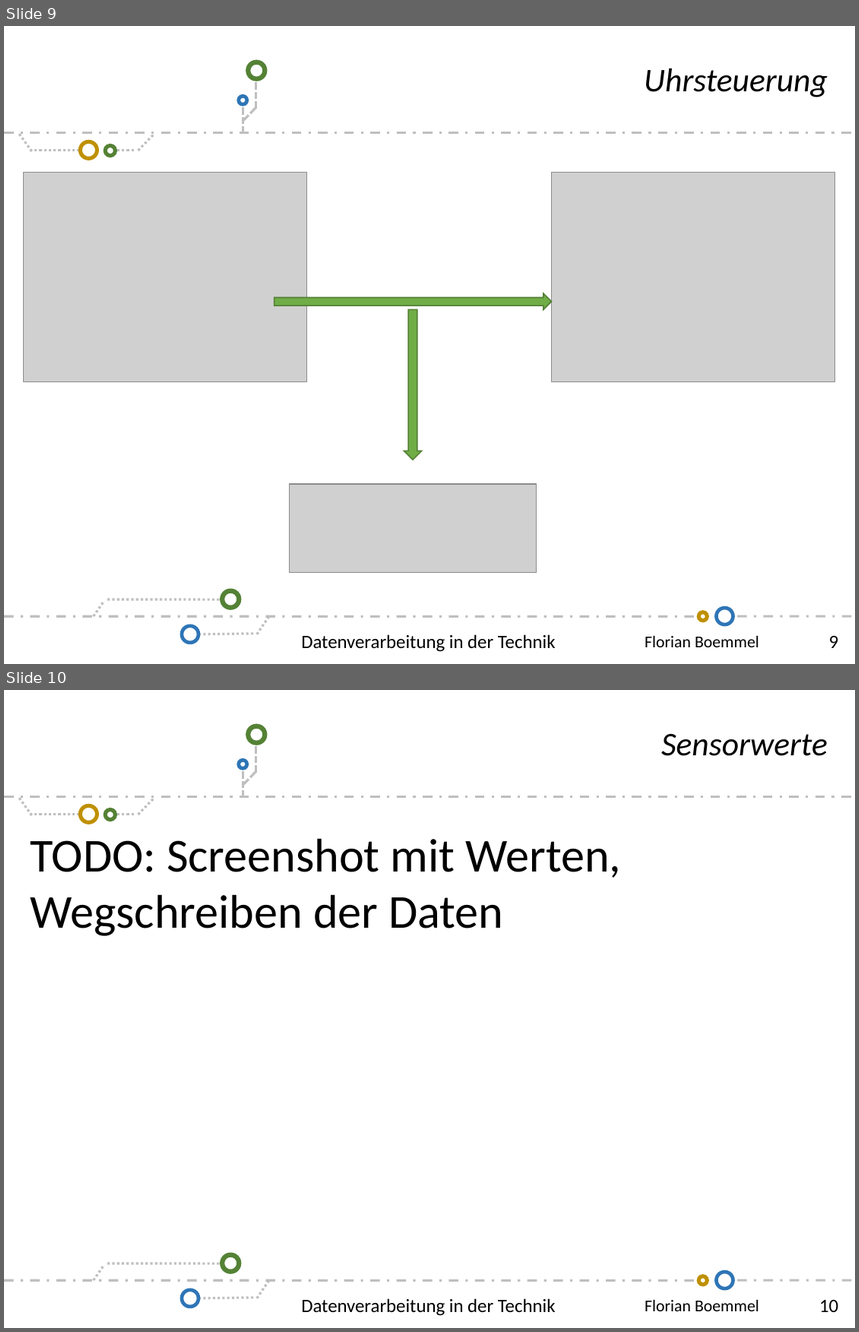
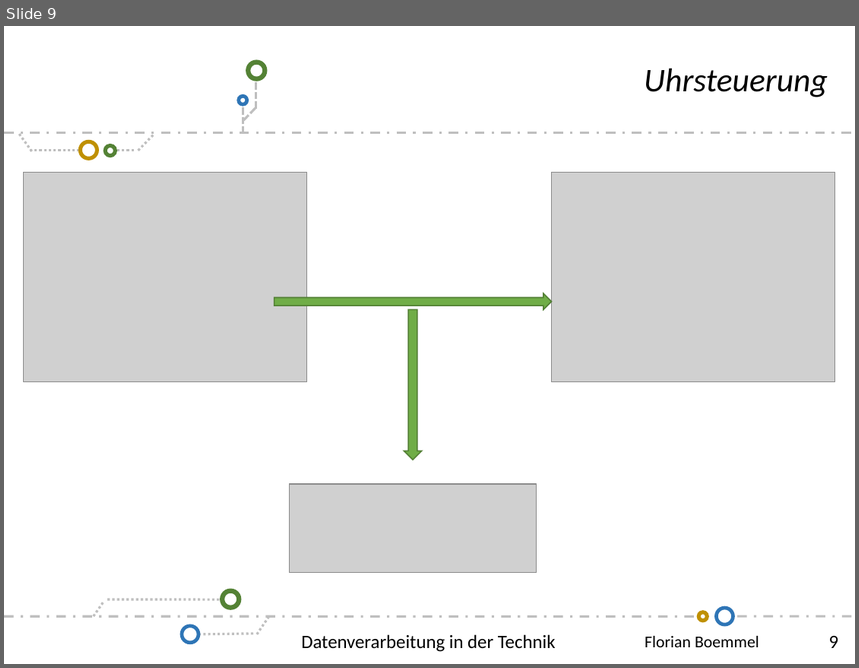
Before and after one commit to scd42636/DT_WS1718_02_StarCar, a slide deck: dokumentation/bof31844/Folien-Florian-Boemmel.pptx. Shown one above the other, each under a label of ours: slides 9 and 10 before the commit, slide 9 after it. The pictures are 859x1332 and 859x668 pixels, drawn with LibreOffice and Linux fonts; fonts in the diff are those of the drawing; grey boxes stand for pictures; background and template pictures are left out. Boxes give left, top, right and bottom in pixels: in the first picture for what was removed or moved away, otherwise in the second. Text is boxed around its words. In the diff, an @@ line names an element or a change of style, - is before the commit and + after.

```diff
--- a/dokumentation/bof31844/Folien-Florian-Boemmel.pptx
+++ b/dokumentation/bof31844/Folien-Florian-Boemmel.pptx
@@ slide 10 removed at (4, 690, 855, 1328), background #FFFFFF; not listed: 24 template elements that a slide beside it also shows @@
@@ text removed at (661, 733, 828, 756) @@
-Sensorwerte
@@ text removed at (30, 838, 621, 936) @@
-TODO: Screenshot mit Werten, Wegschreiben der Daten
@@ text removed at (301, 1299, 556, 1316) @@
-Datenverarbeitung in der Technik
```
Also in this commit, not shown: 1 slide added, 1 other slide removed.
